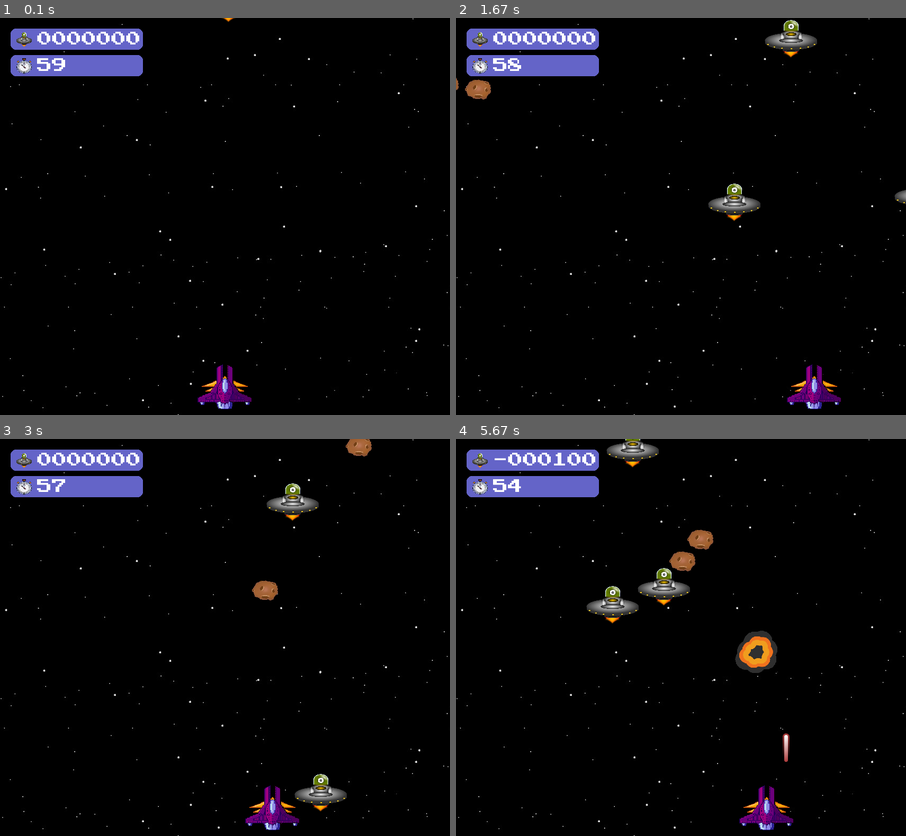
Above: before the commit, frames 1-4 (two rows, left to right).
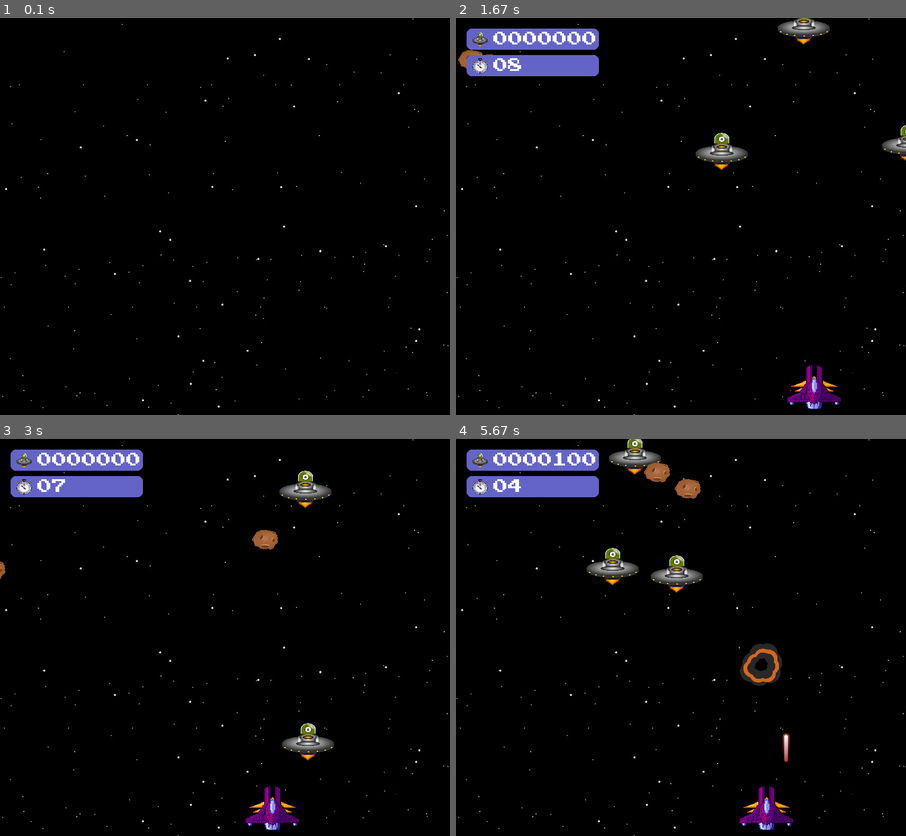
Above: after the commit, the same moments.

Repository: MicaeleGomes/Pygame
Game: pygame game, started from teste.py
Same seed, same stepped clock (60 frames per second), same inputs: the game is played once before the commit and once after it.
Inputs:
- Up to frame 1 (0.1 s): no input
- Up to frame 2 (1.67 s): tap Space at 0.33 s; hold Right 0.67-1.13 s; hold Right 1.17-1.63 s
- Up to frame 3 (3 s): hold Left 1.67-2.2 s; hold Left 2.23-2.63 s; hold Right from 2.67 s (still down)
- Up to frame 4 (5.67 s): release Right at 3.3 s; tap Space at 3.33, 3.73, 4.03, 4.23, 4.53, 4.73, 5.03, 5.23, 5.53 s; hold Left 3.67-4.13 s; hold Right 4.17-4.63 s; hold Right 4.67-5.13 s; hold Left from 5.17 s (still down)

The runs differ from the first frame. In frame 1, 3.7% of the frame differs, in the area x 2-56%, y 0-99%; in frame 2, 2.6%; in frame 3, 2.7%; in frame 4, 4.4%, in the area x 8-73%, y 0-63%.

Commit message:
Transição de telas

Diff:
--- a/game_screen.py
+++ b/game_screen.py
@@ -49,7 +49,7 @@
     keys_down = {}
 
     # -------- Definindo temporizador
-    GAME_DURATION = 60000  # Duração do jogo em milissegundos (60 segundos)
+    GAME_DURATION = 10000  # Duração do jogo em milissegundos (60 segundos)
     start_time = pygame.time.get_ticks()
 
     # ===== Loop principal =====
--- /dev/null
+++ b/init_screen.py
@@ -0,0 +1,43 @@
+import pygame
+import random
+from os import path
+
+from config import IMG_DIR, BLACK, FPS, GAME, QUIT
+from assets import load_assets  # Importando a função load_assets
+
+def init_screen(screen):
+    # Variável para o ajuste de velocidade
+    clock = pygame.time.Clock()
+
+    # Carrega os assets
+    assets = load_assets()  # Carrega os recursos do jogo
+
+    # Acessa a imagem de fundo carregada a partir dos assets
+    background = assets['background']
+    background_rect = background.get_rect()
+
+    running = True
+    while running:
+
+        # Ajusta a velocidade do jogo
+        clock.tick(FPS)
+
+        # Processa os eventos (mouse, teclado, botão, etc)
+        for event in pygame.event.get():
+            # Verifica se foi fechado
+            if event.type == pygame.QUIT:
+                state = QUIT
+                running = False
+
+            if event.type == pygame.KEYUP:
+                state = GAME
+                running = False
+
+        # A cada loop, redesenha o fundo e os sprites
+        screen.fill(BLACK)
+        screen.blit(background, background_rect)
+
+        # Depois de desenhar tudo, inverte o display
+        pygame.display.flip()
+
+    return state
--- a/teste.py
+++ b/teste.py
@@ -1,26 +1,32 @@
-# ===== Inicialização =====
-# ----- Importa e inicia pacotes
 import pygame
-import random
-from config import WIDTH, HEIGHT
+from config import WIDTH, HEIGHT, INIT, QUIT, GAME
 from game_screen import game_screen
-
+from init_screen import init_screen
+import tela_final  # Importando a tela final
 
 pygame.init()
 pygame.mixer.init()
 
-
-pygame.init()
-pygame.mixer.init()
-
-# ----- Gera tela principal
+# Gera tela principal
 window = pygame.display.set_mode((WIDTH, HEIGHT))
 pygame.display.set_caption('Ameaça Interestelar')
 
-# Chama a função game_screen e captura o score final
-final_score = game_screen(window)
-import tela_final
-tela_final.exibir_tela_final(final_score)
+state = INIT
 
-# ===== Finalização =====
-pygame.quit()  # Função do PyGame que finaliza os recursos utilizados
+while state != QUIT:
+    if state == INIT:
+        # Tela inicial chamada uma vez
+        state = init_screen(window)
+    elif state == GAME:
+        # Tela de jogo
+        score = game_screen(window)  # Captura o score ao final do jogo
+        state = QUIT  # Finaliza o estado do jogo, pois o jogo terminou
+    else:
+        # Quando o estado for QUIT, a execução do jogo termina
+        state = QUIT
+
+# Exibe a tela final com o score
+tela_final.exibir_tela_final(score)  # Exibe a tela final com a pontuação
+
+# Finaliza o Pygame
+pygame.quit()
